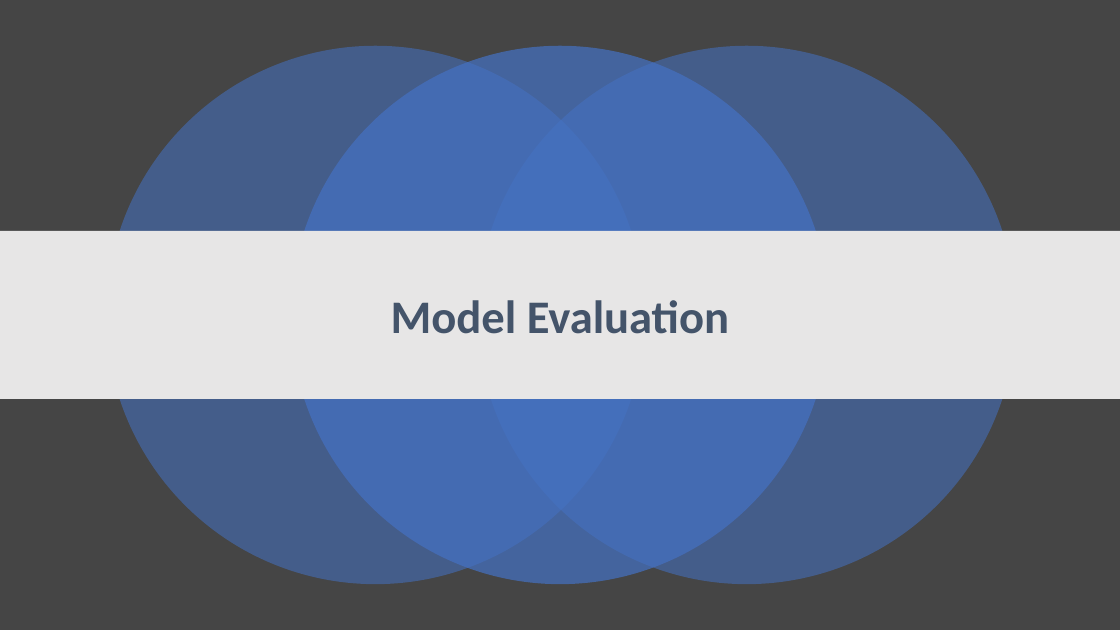
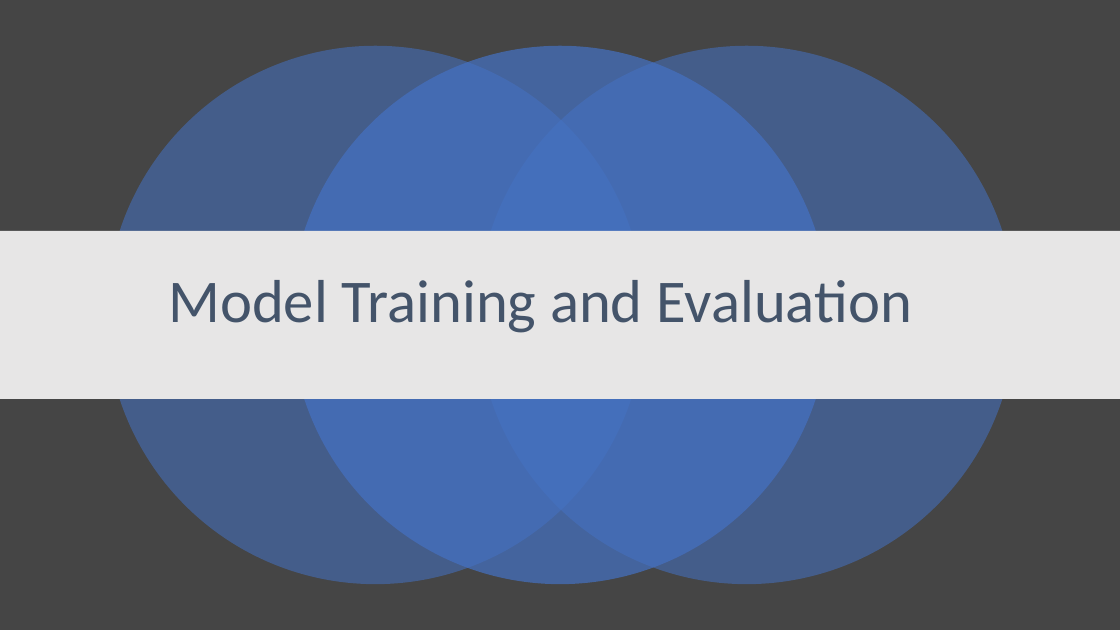
Before and after one commit to manasagodkhindi/AmesHousingPrediction, a slide deck: slide 23 of HousingPricesPresentations.pptx (slide 25 before the commit). Drawn at 1120x630 pixels with LibreOffice and Linux fonts; fonts in the diff are those of the drawing. Boxes give left, top, right and bottom in pixels: in the first picture for what was removed or moved away, otherwise in the second. Text is boxed around its words. In the diff, an @@ line names an element or a change of style, - is before the commit and + after.

Commit message:
updated ppt with model training and evaluation

```diff
--- a/HousingPricesPresentations.pptx
+++ b/HousingPricesPresentations.pptx
@@ text at [168,280,912,333]: text changed; size 40 to 52 pt; bold off @@
-Model Evaluation
+Model Training and Evaluation
```
Also in this commit, not shown: 9 slides added, 2 slides removed.
